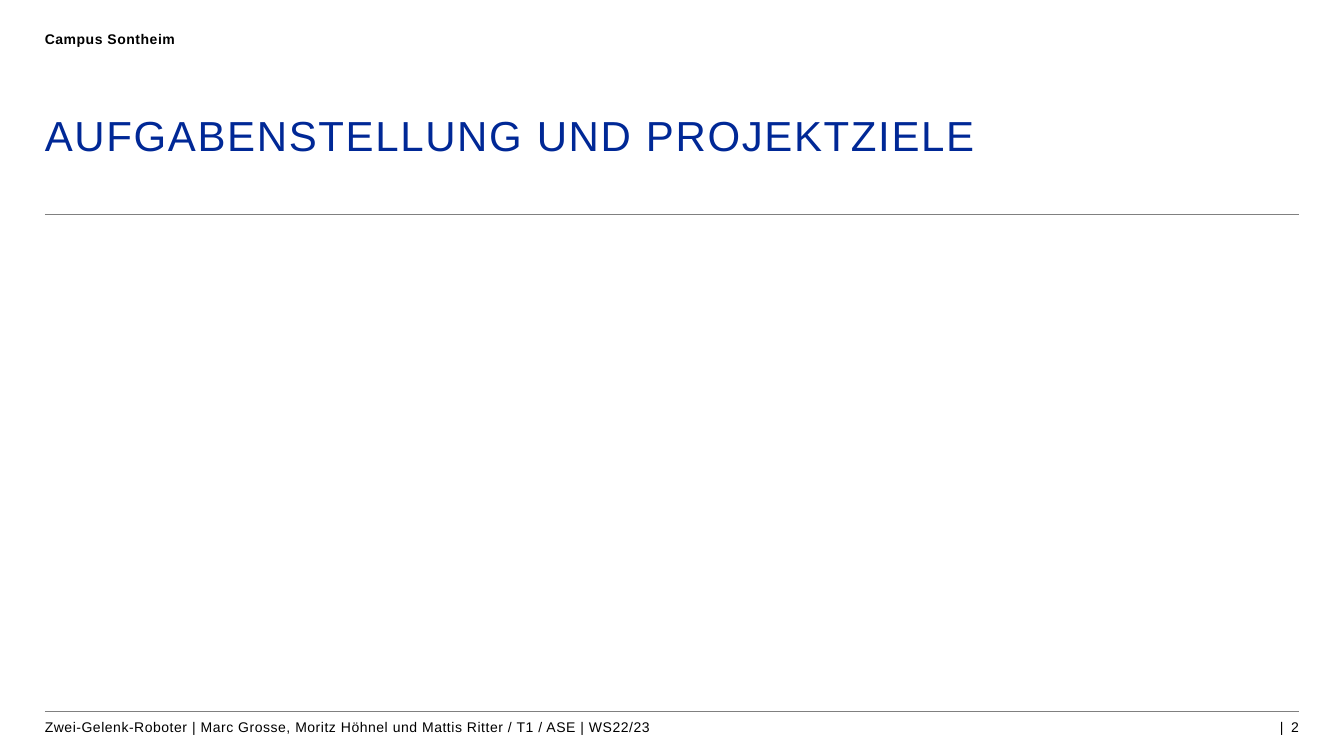
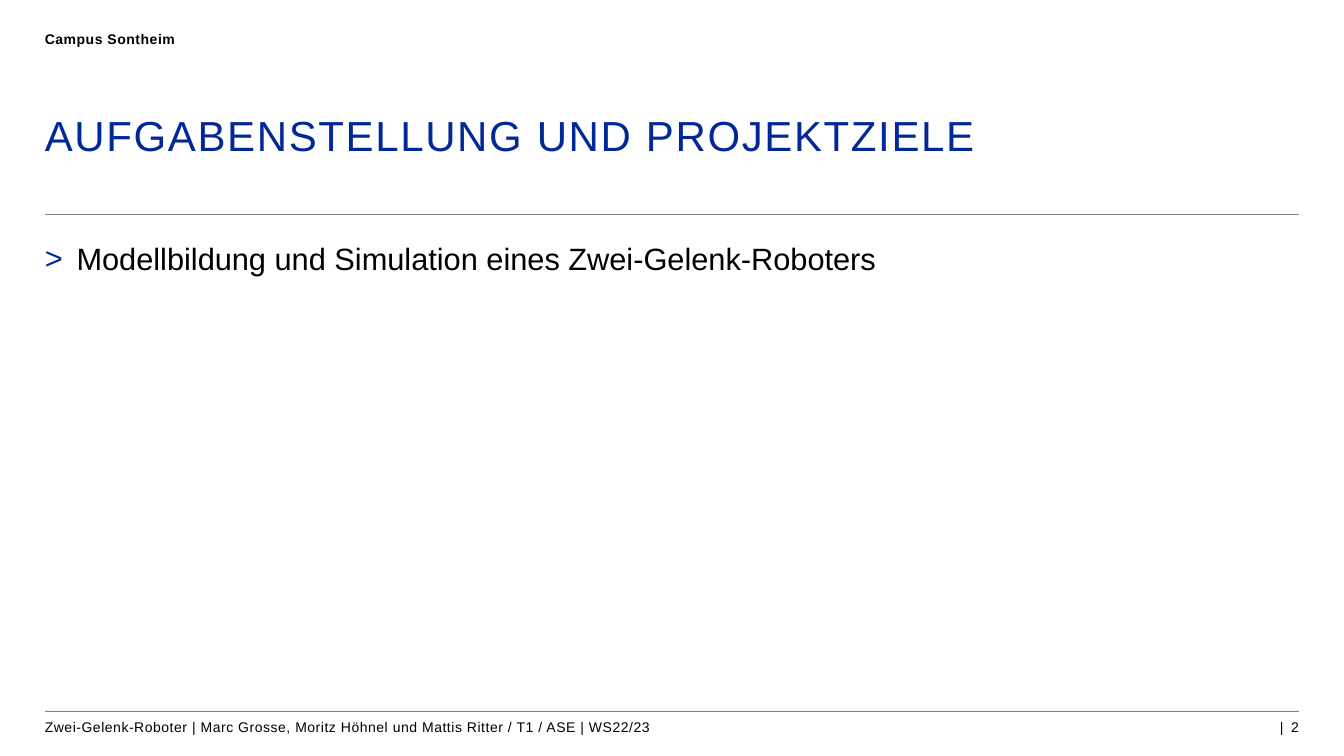
Before and after one commit to mattisritter/labor_mod_sim, a slide deck: slide 2 of Vorabgabe.pptx. Drawn at 1344x756 pixels with LibreOffice and Linux fonts; fonts in the diff are those of the drawing; background and template pictures are left out. Boxes give left, top, right and bottom in pixels: in the first picture for what was removed or moved away, otherwise in the second. Text is boxed around its words. In the diff, an @@ line names an element or a change of style, - is before the commit and + after.

```diff
--- a/Vorabgabe.pptx
+++ b/Vorabgabe.pptx
@@ text added at <box>77,247,875,276</box>, 22 pt, text #000000 @@
+  > Modellbildung und Simulation eines Zwei-Gelenk-Roboters
```
Also in this commit, not shown: 2 other slides changed, 2 slides added.
